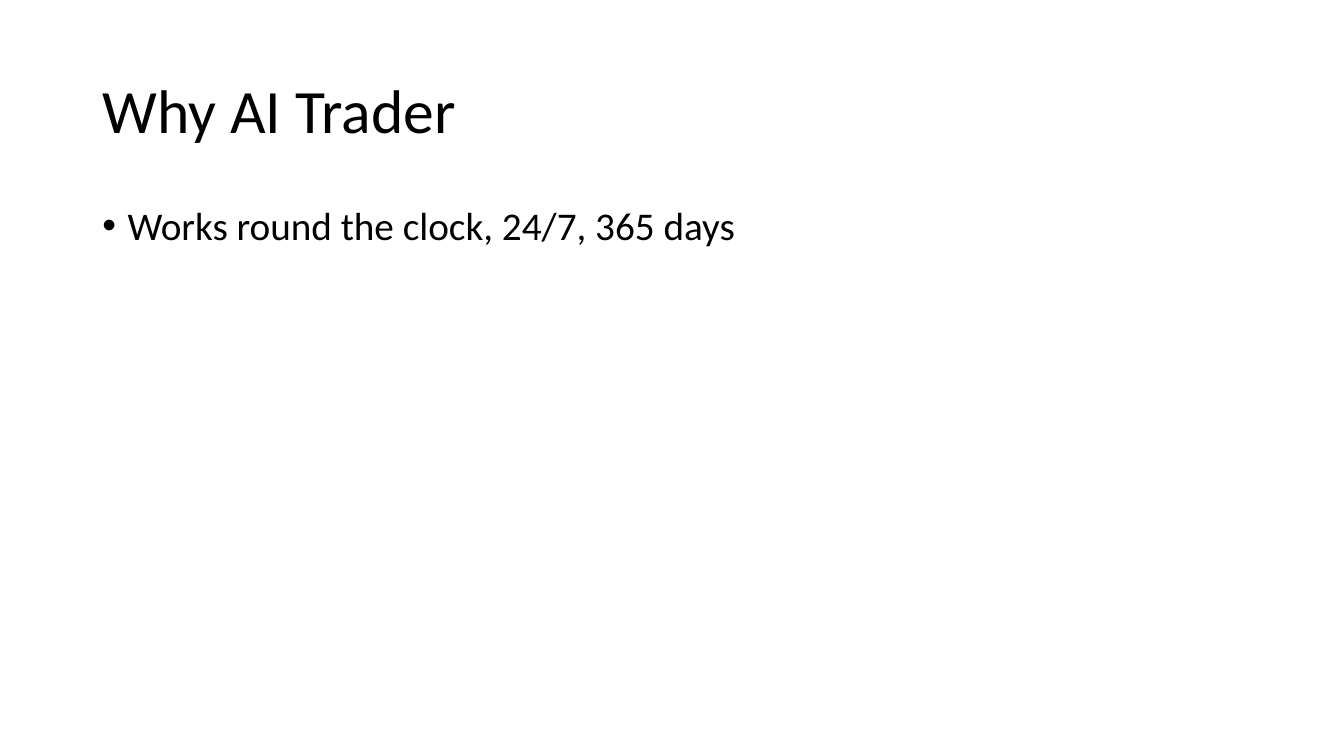
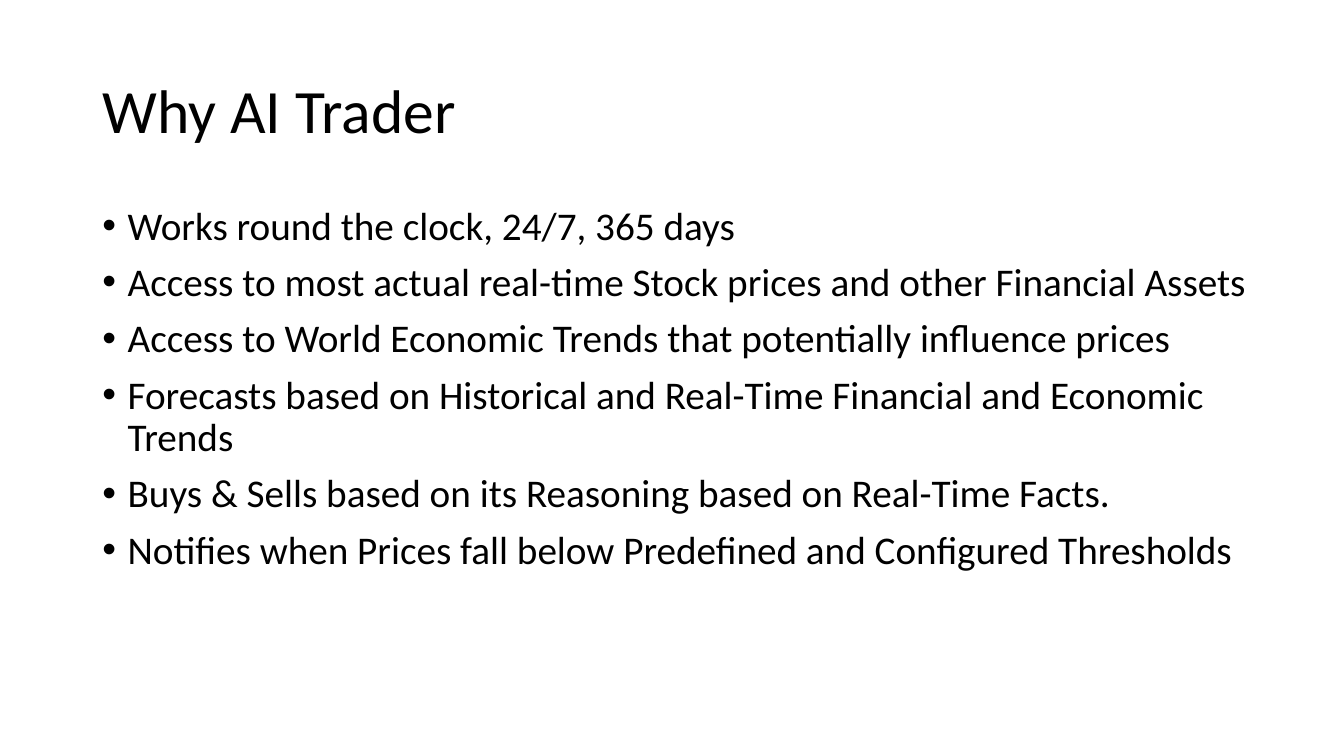
Before and after one commit to agilesolutions/agilesolutions.github.io, a slide deck: slide 5 of ppt/ai-trader.pptx. Drawn at 1344x756 pixels with LibreOffice and Linux fonts; fonts in the diff are those of the drawing. Boxes give left, top, right and bottom in pixels: in the first picture for what was removed or moved away, otherwise in the second. Text is boxed around its words. In the diff, an @@ line names an element or a change of style, - is before the commit and + after.

Commit message:
AI trader

```diff
--- a/ppt/ai-trader.pptx
+++ b/ppt/ai-trader.pptx
@@ text at (128,268,1246,571): paragraphs added @@
+• Access to most actual real-time Stock prices and other Financial Assets
+• Access to World Economic Trends that potentially influence prices
+• Forecasts based on Historical and Real-Time Financial and Economic Trends
+• Buys & Sells based on its Reasoning based on Real-Time Facts.
+• Notifies when Prices fall below Predefined and Configured Thresholds
```
Also in this commit, not shown: 2 other slides changed.
